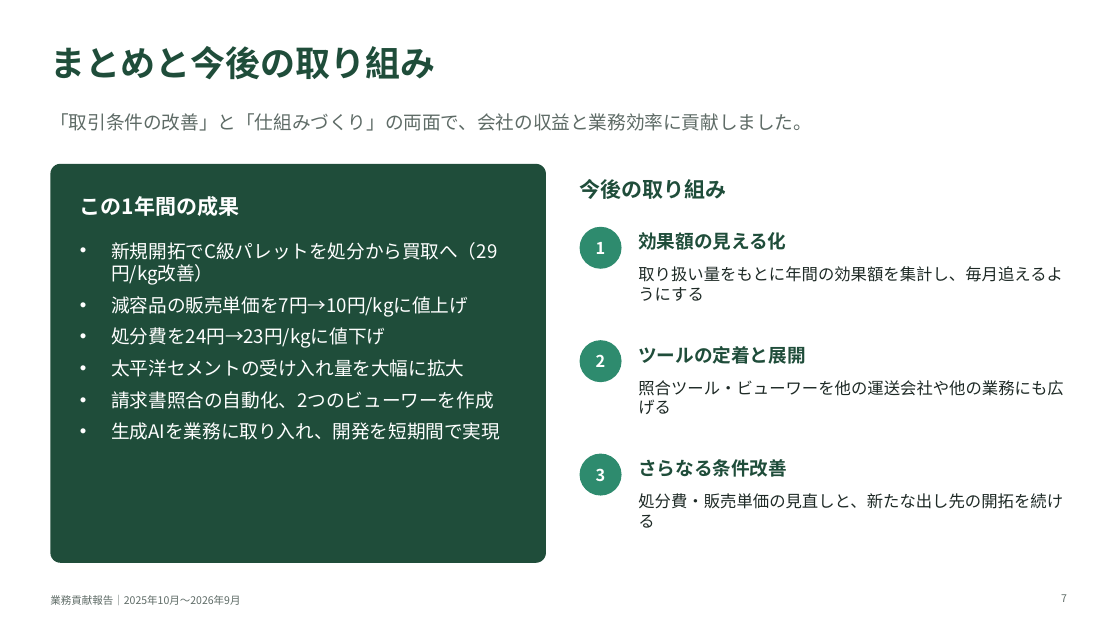
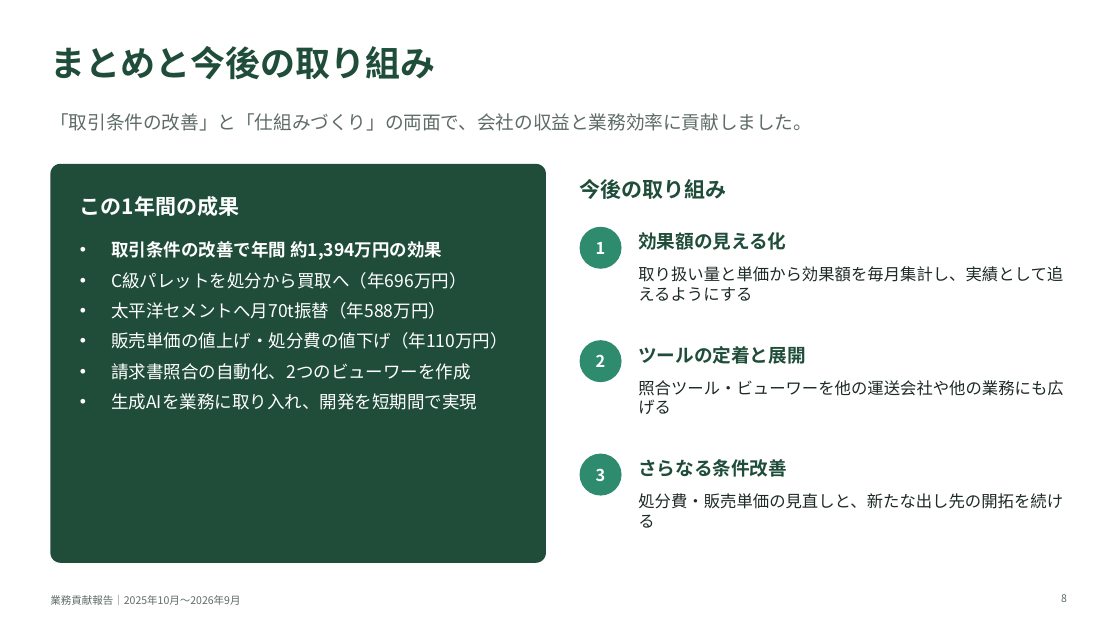
Before and after one commit to kahopapa2010/goodjob, a slide deck: slide 8 of 業務貢献報告書.pptx (slide 7 before the commit). Drawn at 1120x630 pixels with LibreOffice and Linux fonts; fonts in the diff are those of the drawing. Boxes give left, top, right and bottom in pixels: in the first picture for what was removed or moved away, otherwise in the second. Text is boxed around its words. In the diff, an @@ line names an element or a change of style, - is before the commit and + after.

```diff
--- a/業務貢献報告書.pptx
+++ b/業務貢献報告書.pptx
@@ text at (111,241,508,349): text changed; size 16 to 15 pt @@
-• 新規開拓でC級パレットを処分から買取へ（29円/kg改善）
-• 減容品の販売単価を7円→10円/kgに値上げ
-• 処分費を24円→23円/kgに値下げ
-• 太平洋セメントの受け入れ量を大幅に拡大
+• 取引条件の改善で年間 約1,394万円の効果
+• C級パレットを処分から買取へ（年696万円）
+• 太平洋セメントへ月70t振替（年588万円）
+• 販売単価の値上げ・処分費の値下げ（年110万円）
@@ text at (638,266,1063,301): text changed @@
-取り扱い量をもとに年間の効果額を集計し、毎月追えるようにする
+取り扱い量と単価から効果額を毎月集計し、実績として追えるようにする
@@ text at (111,363,477,410): size 16 to 15 pt in "請求書照合の自動化、2つのビューワーを作成", "生成AIを業務に取り入れ、開発を短期間で実現" @@
@@ page number at (1061,594,1067,602): text changed @@
-7
+8
```
Also in this commit, not shown: 3 other slides changed, 1 slide added.
